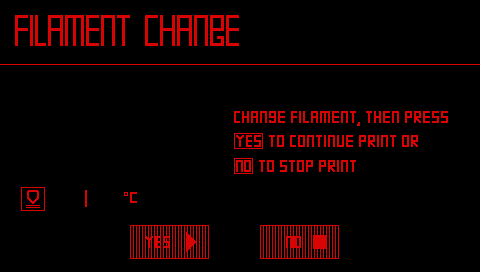
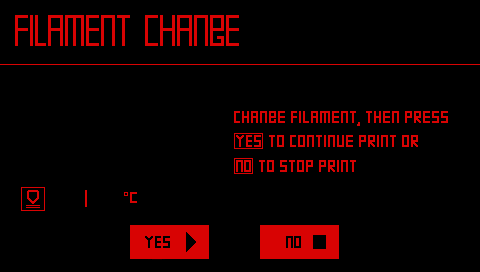
The second 480px x 272px image is a revision of the first. Changes to its layers:
painted on "82_E_Refuel2.bmp" over left=131, top=118, right=338, bottom=258
